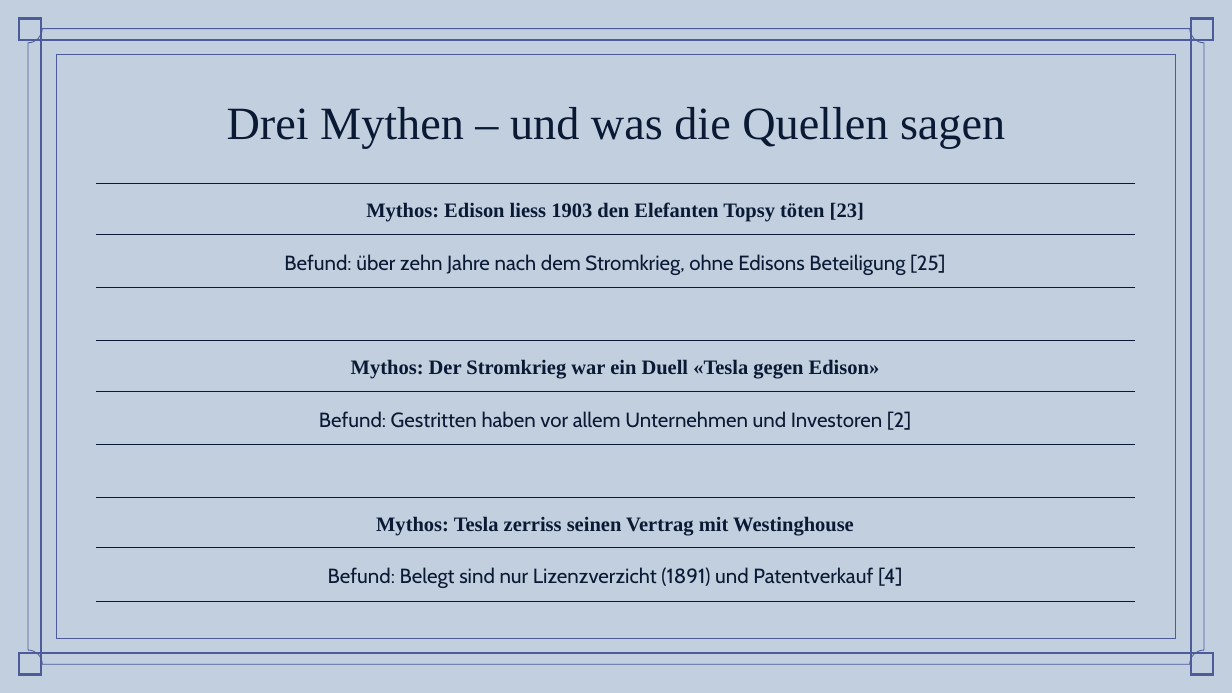
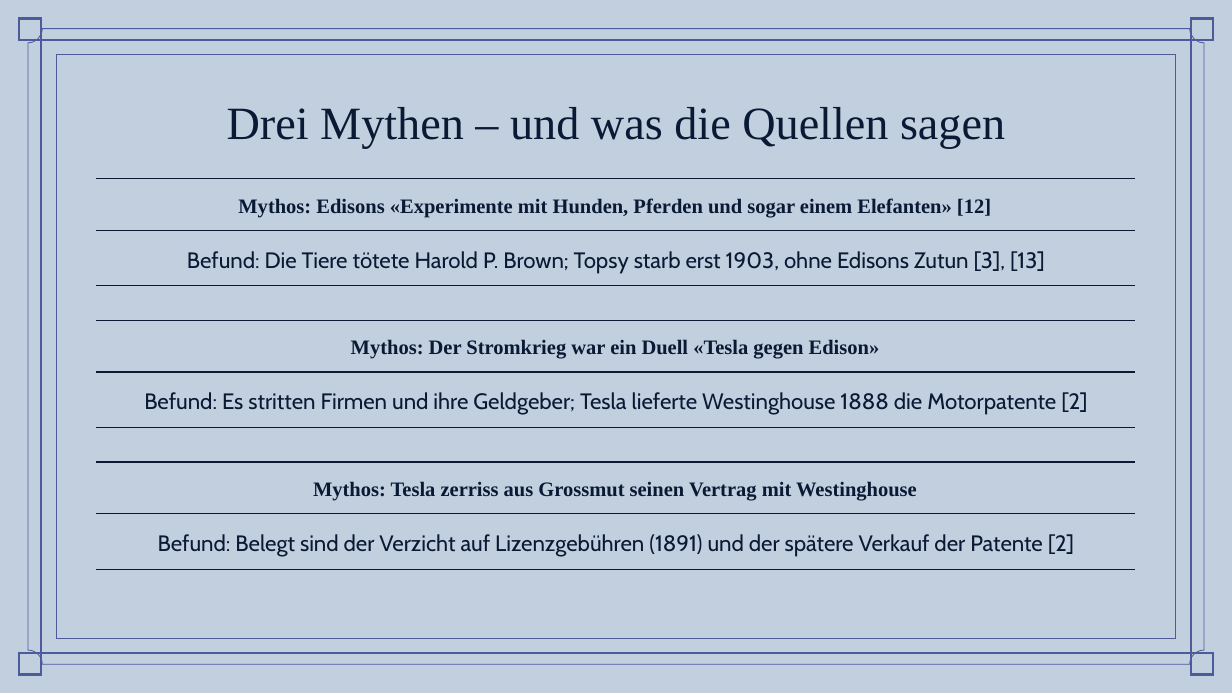
Before and after one commit to simonbruder-hub/Edison_vs_Westinghouse, a slide deck: slide 12 of abgabe/Praesentation_Stromkrieg_Bruder.pptx (slide 11 before the commit). Drawn at 1232x693 pixels with LibreOffice and Linux fonts; fonts in the diff are those of the drawing; background and template pictures are left out. Boxes give left, top, right and bottom in pixels: in the first picture for what was removed or moved away, otherwise in the second. Text is boxed around its words. In the diff, an @@ line names an element or a change of style, - is before the commit and + after.

```diff
--- a/abgabe/Praesentation_Stromkrieg_Bruder.pptx
+++ b/abgabe/Praesentation_Stromkrieg_Bruder.pptx
@@ table at box(96, 179, 1135, 282) @@
-row 1, column 1: Mythos: Edison liess 1903 den Elefanten Topsy töten [23]
+row 1, column 1: Mythos: Edisons «Experimente mit Hunden, Pferden und sogar einem Elefanten» [12]
-row 2, column 1: Befund: über zehn Jahre nach dem Stromkrieg, ohne Edisons Beteiligung [25]
+row 2, column 1: Befund: Die Tiere tötete Harold P. Brown; Topsy starb erst 1903, ohne Edisons Zutun [3], [13]
@@ table: place and size @@
-table at box(96, 184, 1135, 588)
+table at box(96, 179, 1135, 282)
@@ table at box(96, 320, 1135, 424) @@
-row 2, column 1: Befund: Gestritten haben vor allem Unternehmen und Investoren [2]
+row 2, column 1: Befund: Es stritten Firmen und ihre Geldgeber; Tesla lieferte Westinghouse 1888 die Motorpatente [2]
@@ table: place and size @@
-table at box(96, 340, 1135, 693)
+table at box(96, 320, 1135, 424)
@@ table at box(96, 462, 1135, 565) @@
-row 1, column 1: Mythos: Tesla zerriss seinen Vertrag mit Westinghouse
+row 1, column 1: Mythos: Tesla zerriss aus Grossmut seinen Vertrag mit Westinghouse
-row 2, column 1: Befund: Belegt sind nur Lizenzverzicht (1891) und Patentverkauf [4]
+row 2, column 1: Befund: Belegt sind der Verzicht auf Lizenzgebühren (1891) und der spätere Verkauf der Patente [2]
@@ table: place and size @@
-table at box(96, 498, 1135, 693)
+table at box(96, 462, 1135, 565)
```
Also in this commit, not shown: 10 other slides changed, 7 slides added, 3 slides removed, 4 other files.
